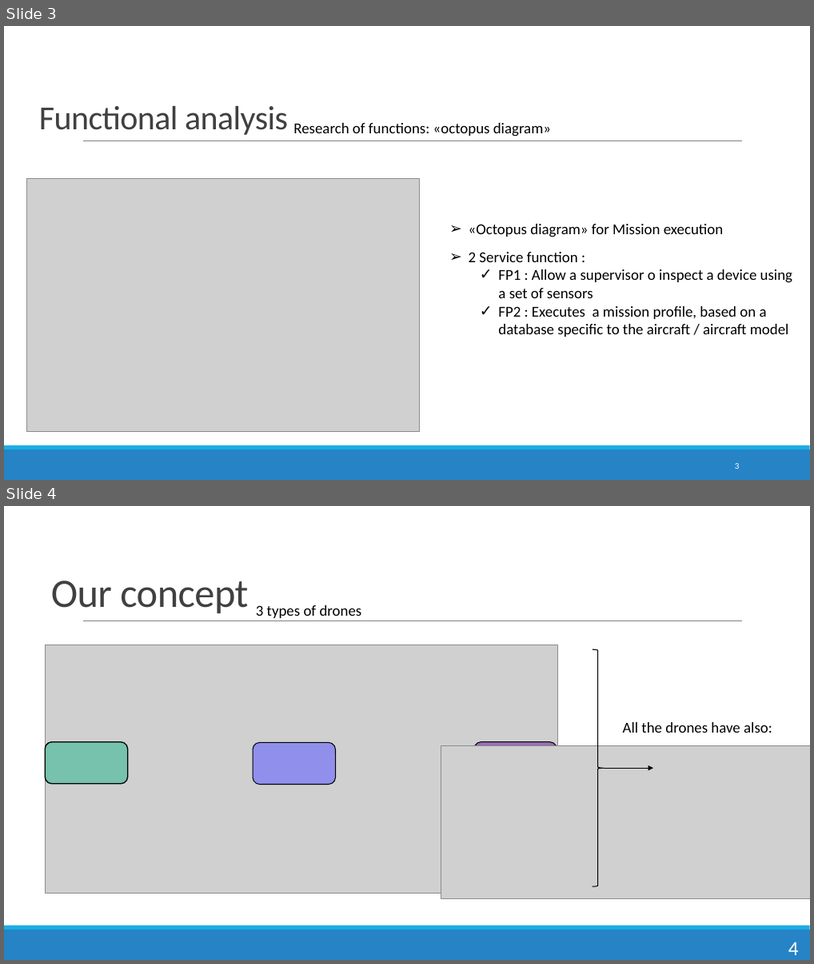
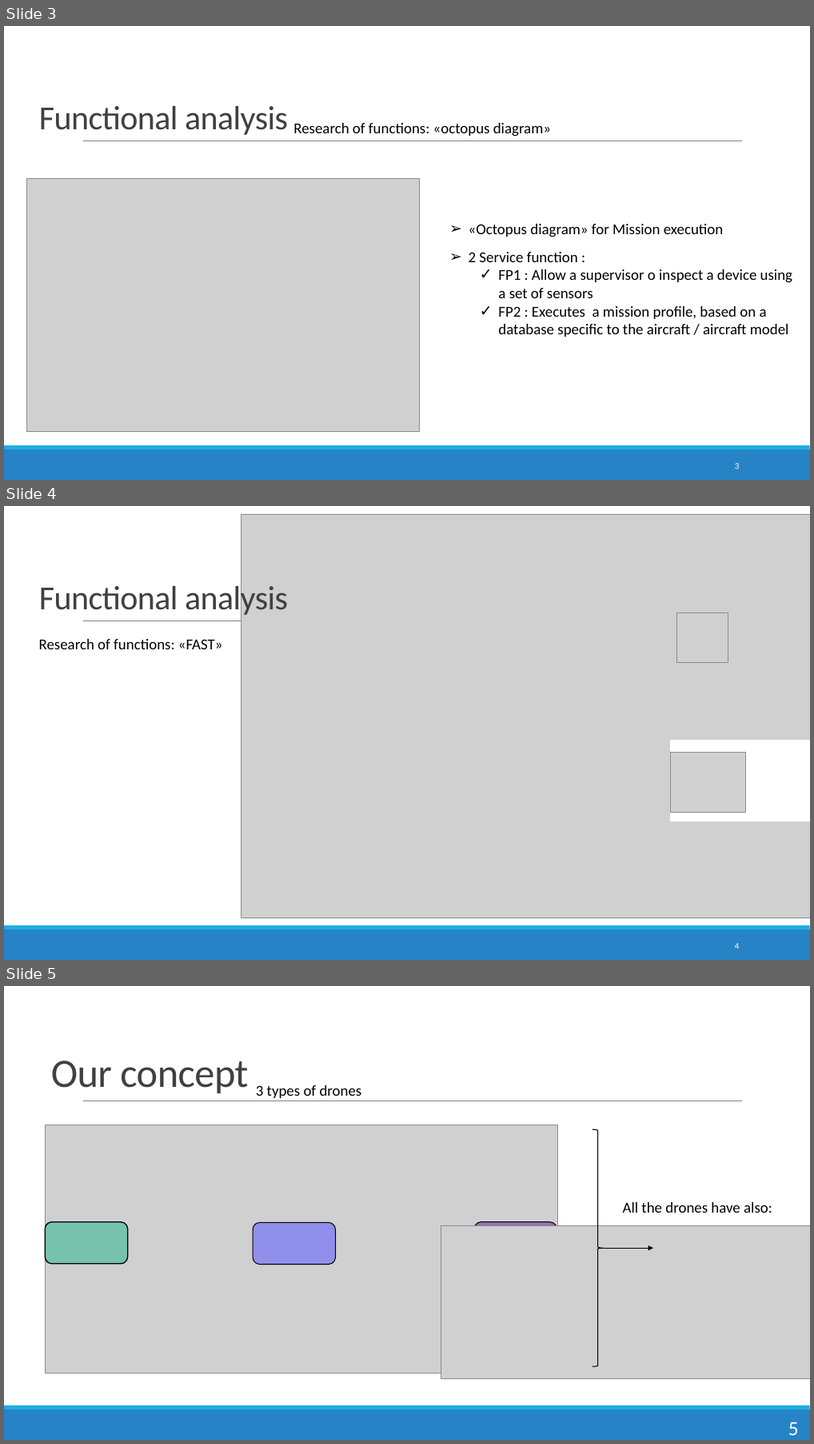
Before and after one commit to Jacquelinehhy/Group-1-, a slide deck: soutenance.pptx. Shown one above the other, each under a label of ours: slides 3 and 4 before the commit, slides 3, 4 and 5 after it. The pictures are 814x964 and 814x1444 pixels, drawn with LibreOffice and Linux fonts; fonts in the diff are those of the drawing; grey boxes stand for pictures. Boxes give left, top, right and bottom in pixels: in the first picture for what was removed or moved away, otherwise in the second. Text is boxed around its words. In the diff, an @@ line names an element or a change of style, - is before the commit and + after.

```diff
--- a/soutenance.pptx
+++ b/soutenance.pptx
@@ slide 4 added at box(4, 506, 810, 960), background #FFFFFF; not listed: 3 template elements that a slide beside it also shows @@
@@ picture added at box(241, 515, 810, 918) @@
@@ title added at box(39, 582, 288, 618), 40 pt, text #404040 @@
+Functional analysis
@@ picture added at box(677, 613, 728, 663) @@
@@ text added at box(39, 639, 223, 649), 18 pt, text #000000 @@
+Research of functions: «FAST»
@@ rectangle added at box(671, 740, 810, 820), fill #FFFFFF, outline #FFFFFF 1.25 pt @@
@@ picture added at box(671, 752, 746, 812) @@
@@ page number added at box(735, 943, 740, 948), 10.5 pt, text #FFFFFF @@
+4
@@ what was slide 4 is now slide 5 @@
@@ page number at box(789, 1422, 799, 1435): text changed @@
-4
+5
```
Also in this commit, not shown: 1 slide changed.
